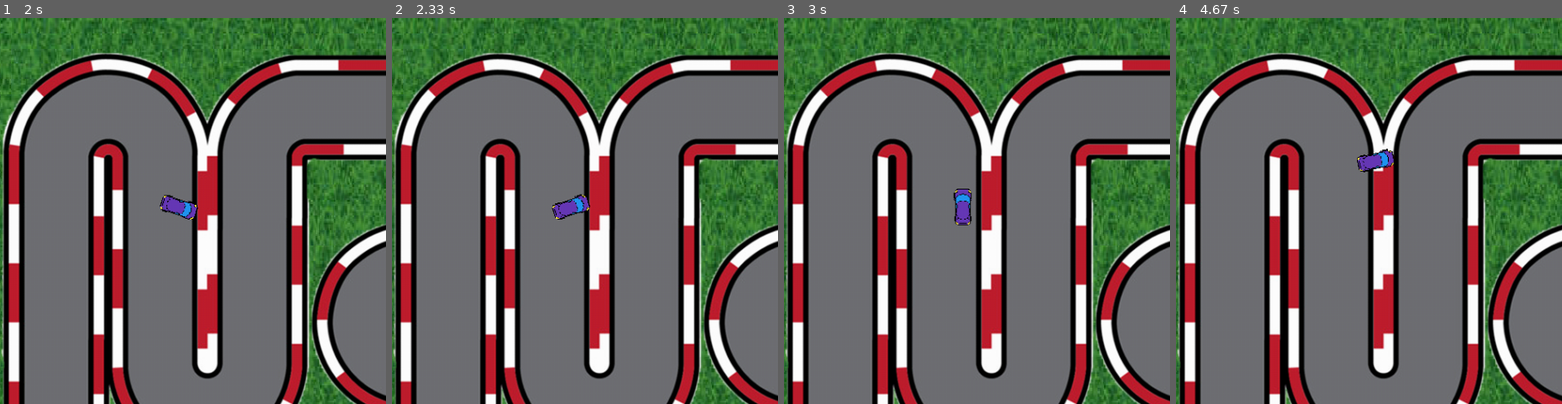
Above: before the commit, frames 1-4 (left to right).
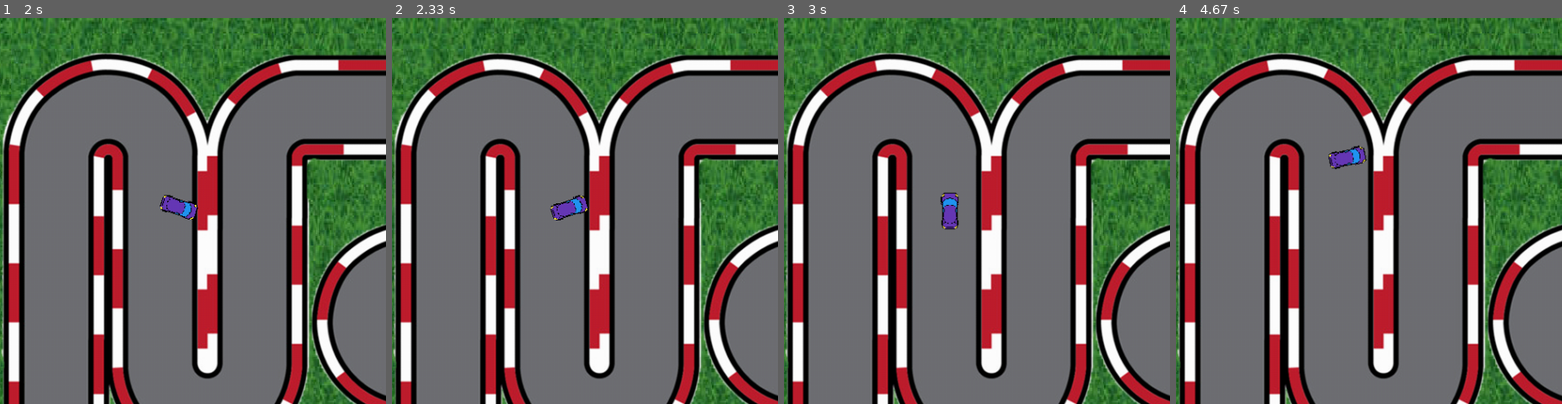
Above: after the commit, the same moments.

Repository: AmirmasoudCS/Pygame-Course
Game: pygame game, started from project_04/main.py
Two runs of this game, one before a commit and one after it. Both use one fixed random seed, a clock stepped at 60 frames per second and the inputs below.
Inputs:
- Up to frame 1 (2 s): hold D 0.33-0.8 s; hold W 0.83-1.13 s; hold D 1.17-1.63 s; hold A from 1.67 s (still down)
- Up to frame 2 (2.33 s): release A at 2.2 s; hold S from 2.23 s (still down)
- Up to frame 3 (3 s): release S at 2.53 s; hold A 2.57-2.97 s
- Up to frame 4 (4.67 s): hold W 3-3.37 s; hold D 3.4-4.03 s; hold S 4.07-4.43 s; hold A from 4.47 s (still down)
The pictures show only the part of the screen within x 3-53%, y 0-50%; the shares and areas given below are measured in that part.

Frame 1 is identical in both runs. In frame 2, 0.2% of the frame differs, in the area x 40-52%, y 45-53%; in frame 3, 0.7%; in frame 4, 0.8%, in the area x 39-57%, y 32-40%.

Commit message:
Implementing the move backward in the main game loop

Diff:
--- a/project_04/main.py
+++ b/project_04/main.py
@@ -123,6 +123,9 @@
         if keys[pygame.K_w]:
             moved = True
             player_car.move_forward()
+        if keys[pygame.K_s]:
+            moved = True
+            player_car.move_backward()
 
         if not moved:
             player_car.reduce_speed()
